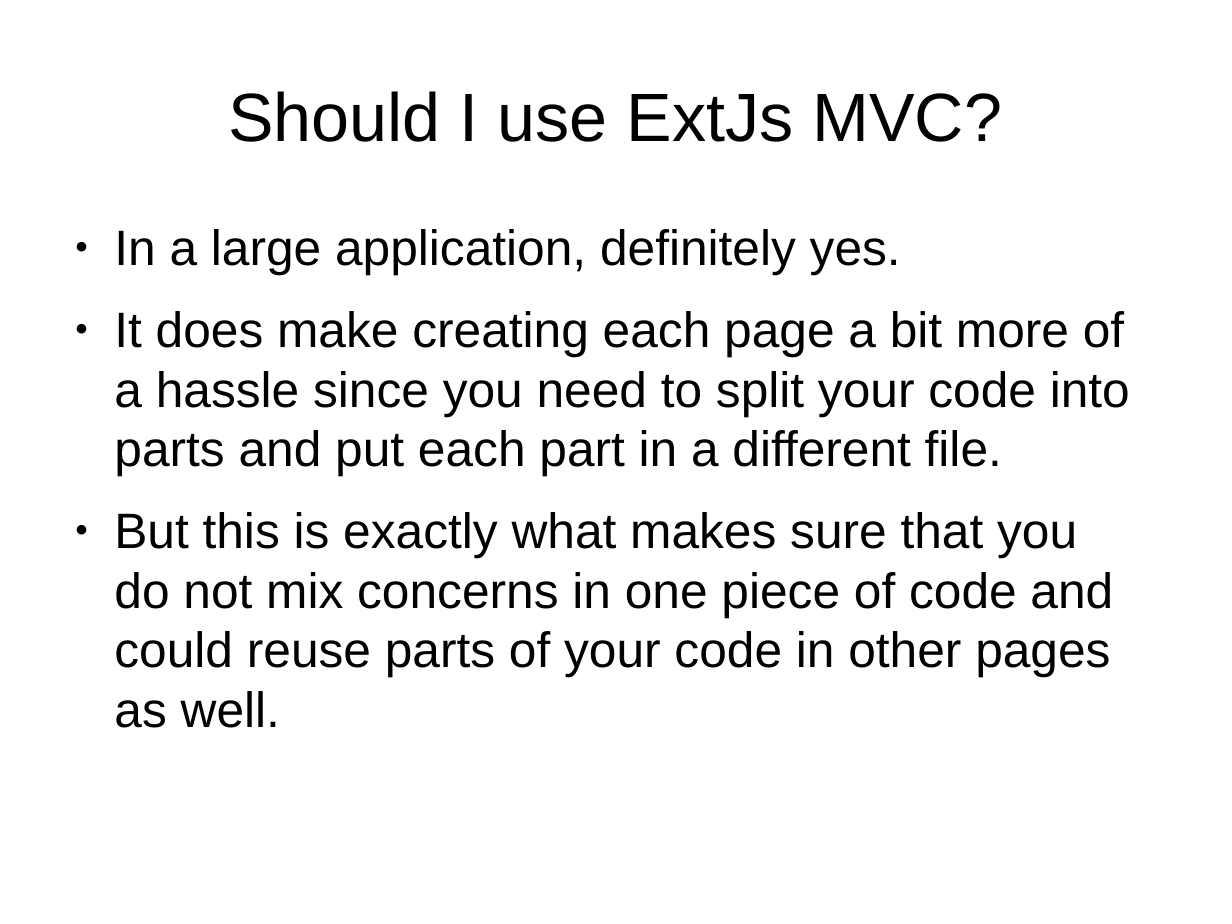
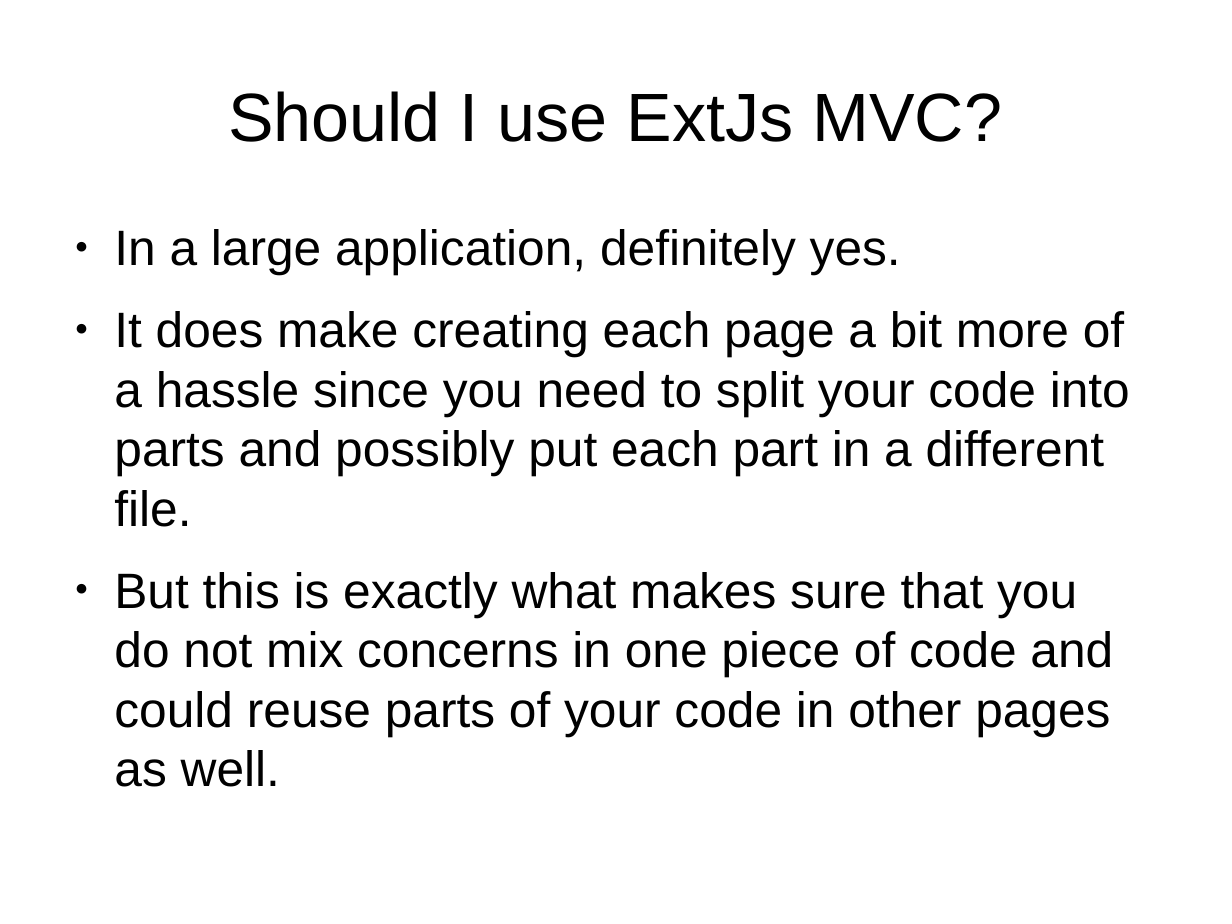
Before and after one commit to veltzer/demos, a slide deck: slide 7 of javascript/extjs/doc/extjs_mvc.odp (slide 6 before the commit). Drawn at 1232x924 pixels with LibreOffice and Linux fonts; fonts in the diff are those of the drawing. Boxes give left, top, right and bottom in pixels: in the first picture for what was removed or moved away, otherwise in the second. Text is boxed around its words. In the diff, an @@ line names an element or a change of style, - is before the commit and + after.

```diff
--- a/javascript/extjs/doc/extjs_mvc.odp
+++ b/javascript/extjs/doc/extjs_mvc.odp
@@ text at bbox=[114, 311, 1130, 527]: text changed @@
-● It does make creating each page a bit more of a hassle since you need to split your code into parts and put each part in a different file.
+● It does make creating each page a bit more of a hassle since you need to split your code into parts and possibly put each part in a different file.
```
Also in this commit, not shown: 19 slides added, 3 other files.
